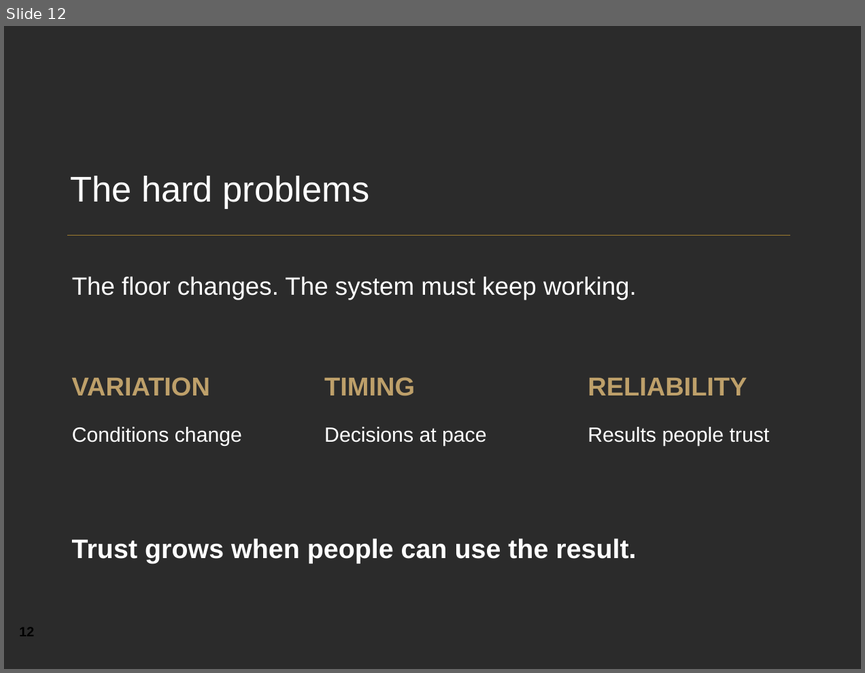
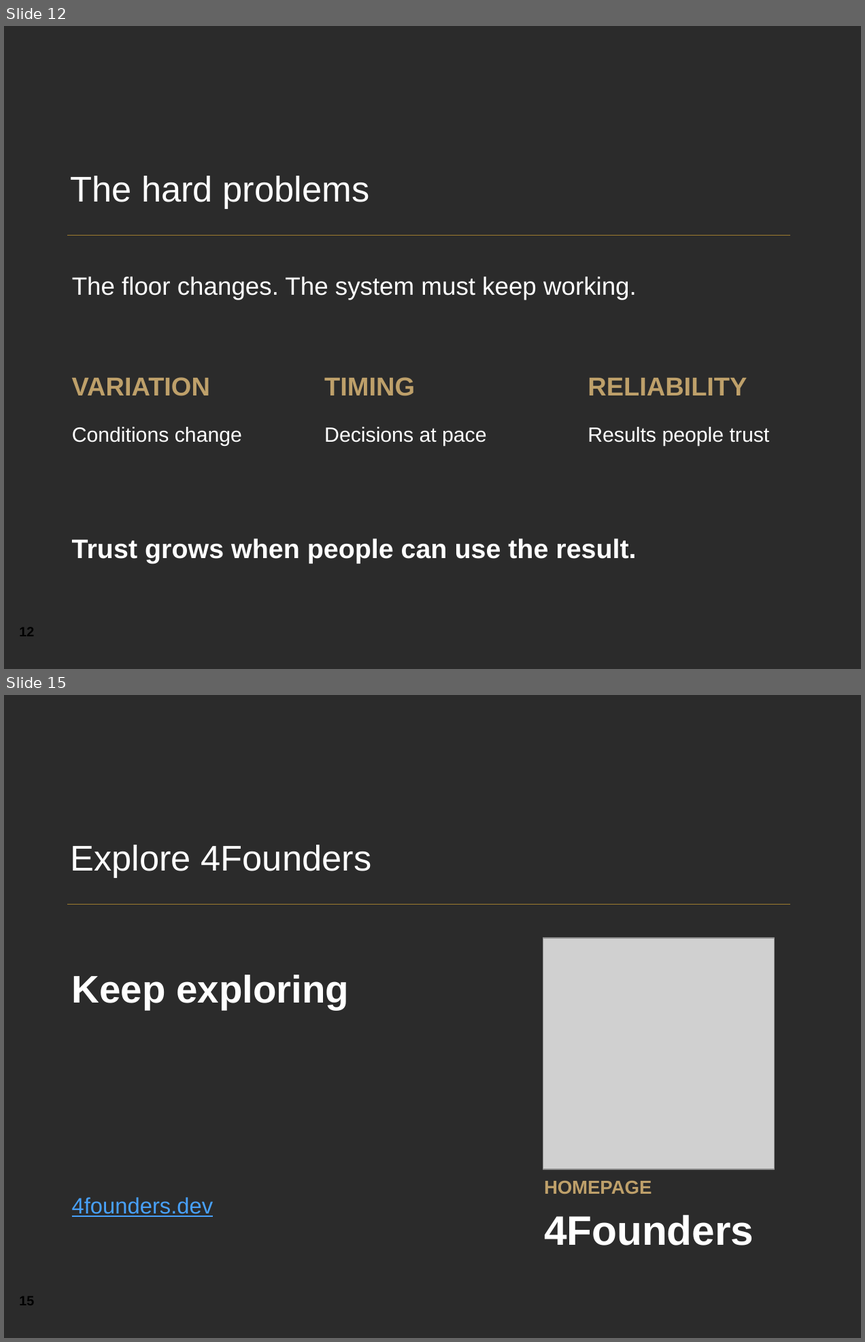
Before and after one commit to YeChamo/part-tracking-demo-ualr, a slide deck: docs/presentation/Engineering_at_The_Kinetic_Group.pptx. Shown one above the other, each under a label of ours: slide 12 before the commit, slides 12 and 15 after it; the slides between them are not shown. The pictures are 865x673 and 865x1342 pixels, drawn with LibreOffice and Linux fonts; fonts in the diff are those of the drawing; grey boxes stand for pictures; background and template pictures are left out; a plain dark background stands for a picture behind light text. Boxes give left, top, right and bottom in pixels: in the first picture for what was removed or moved away, otherwise in the second. Text is boxed around its words. In the diff, an @@ line names an element or a change of style, - is before the commit and + after.

Commit message:
Tell the internship-to-inspection story and finish with 4Founders QR slides

```diff
--- a/docs/presentation/Engineering_at_The_Kinetic_Group.pptx
+++ b/docs/presentation/Engineering_at_The_Kinetic_Group.pptx
@@ slide 15 added at [4,695,861,1338], background picture (left out); not listed: 1 template element that a slide beside it also shows @@
@@ text added at [70,845,372,878], 30 pt, text #FFFFFF @@
+Explore 4Founders
@@ picture added at [543,938,774,1169] @@
@@ text added at [72,974,349,1010], 32.2 pt, text #FFFFFF, bold @@
+Keep exploring
@@ text added at [544,1181,651,1193], 15.8 pt, text #BEA06A, bold @@
+HOMEPAGE
@@ text added at [72,1197,213,1217], 18.8 pt, text #48A1FA, underline @@
+4founders.dev
@@ text added at [544,1215,753,1245], 34.5 pt, text #FFFFFF, bold @@
+4Founders
@@ text added at [19,1296,34,1305], 11.2 pt, text #000000, bold @@
+15
```
Also in this commit, not shown: 10 slides changed, 1 slide removed, 7 other files.
